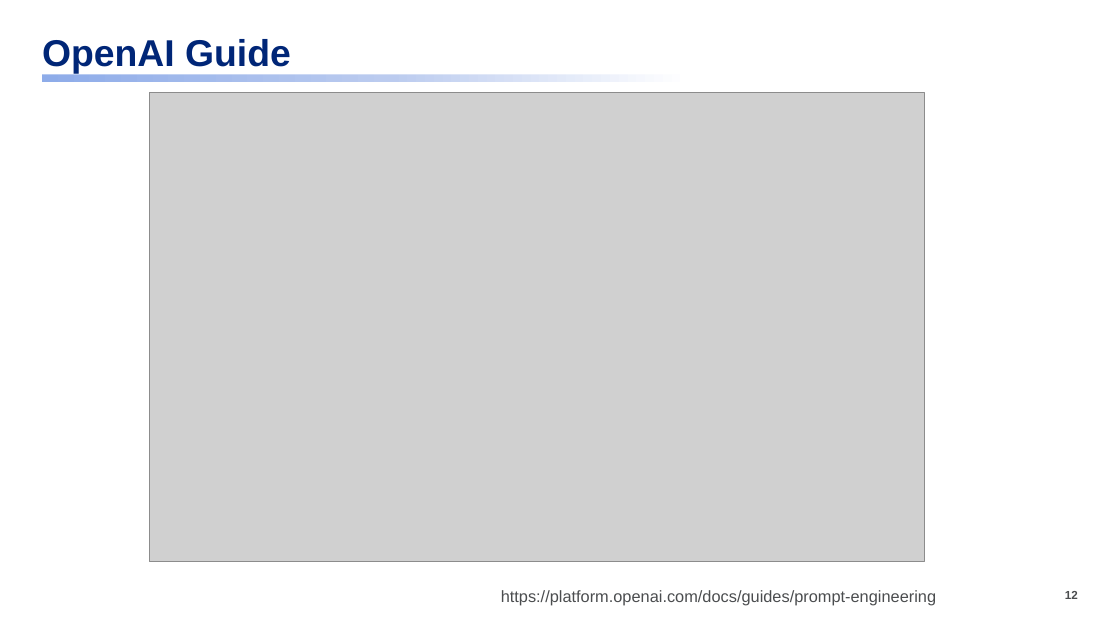
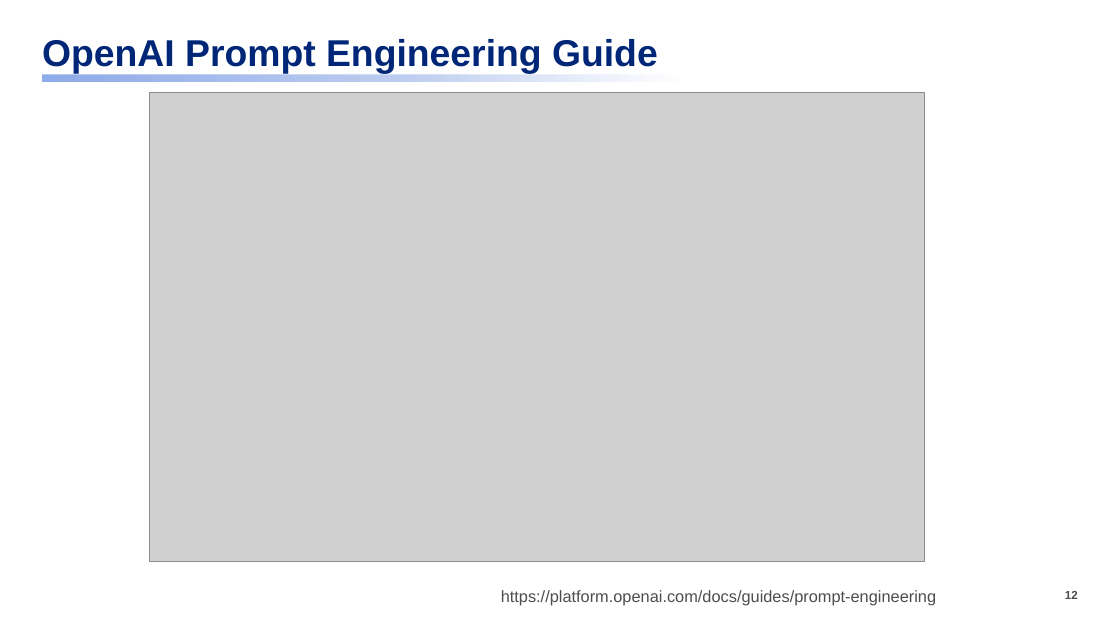
Before and after one commit to dmccreary/prompt-class, a slide deck: slide 12 of slides/Applied-AI-Class.pptx. Drawn at 1120x630 pixels with LibreOffice and Linux fonts; fonts in the diff are those of the drawing; grey boxes stand for pictures. Boxes give left, top, right and bottom in pixels: in the first picture for what was removed or moved away, otherwise in the second. Text is boxed around its words. In the diff, an @@ line names an element or a change of style, - is before the commit and + after.

```diff
--- a/slides/Applied-AI-Class.pptx
+++ b/slides/Applied-AI-Class.pptx
@@ title at [42,39,658,73]: text changed @@
-OpenAI Guide
+OpenAI Prompt Engineering Guide
```
Also in this commit, not shown: 1 other slide changed, 6 slides added, 6 other files.
